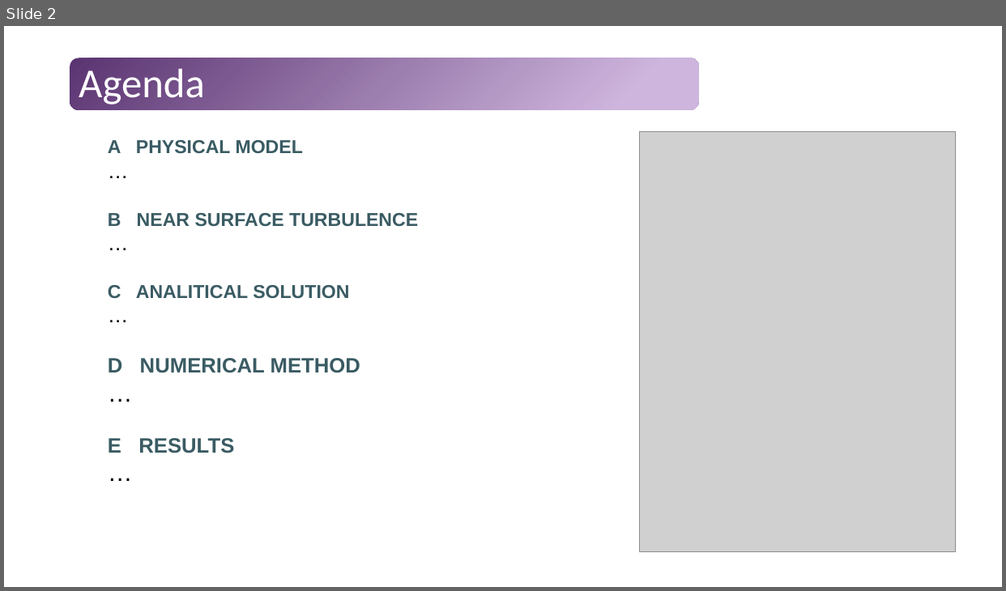
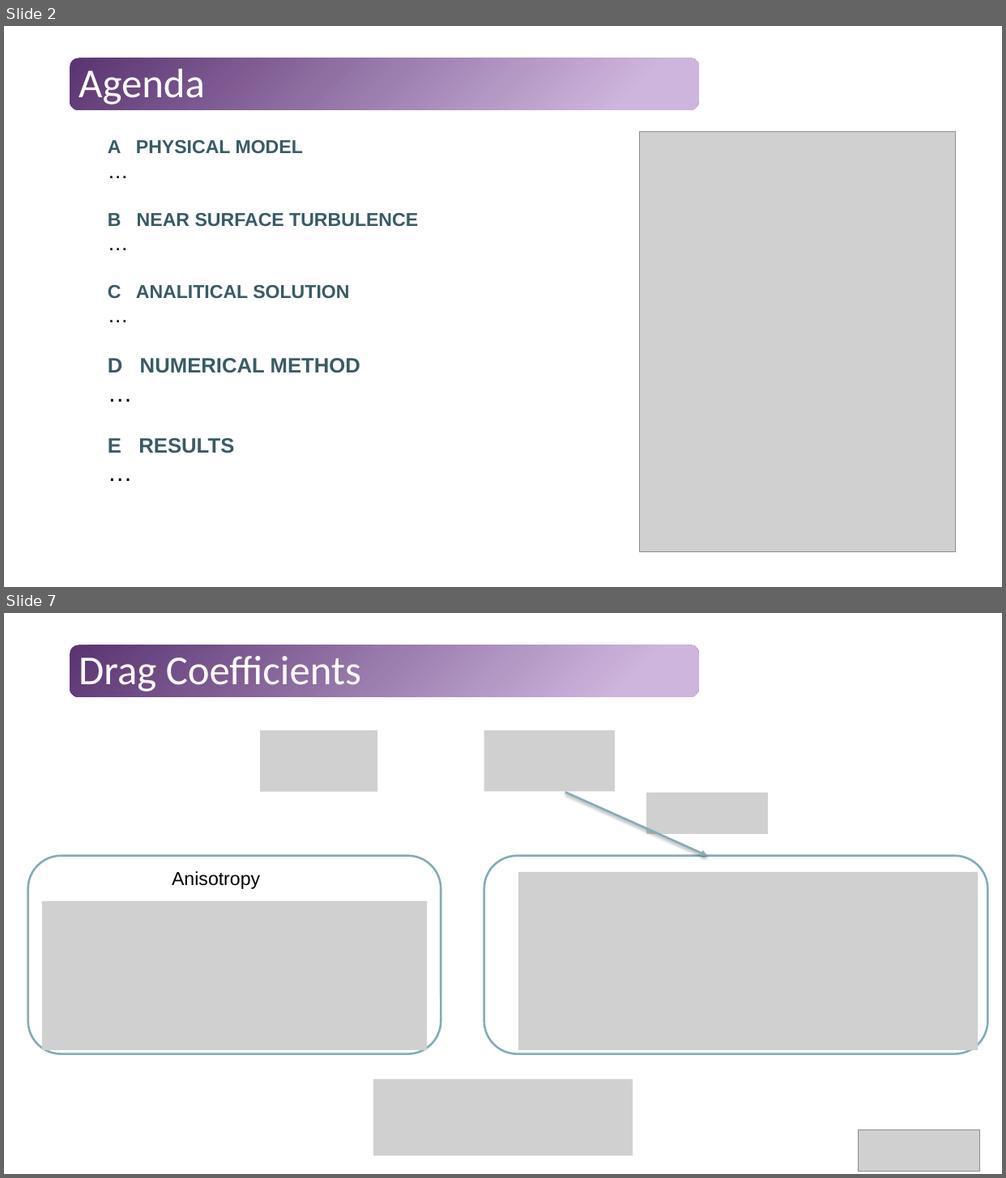
Before and after one commit to Tavi681/PoliPhysics, a slide deck: Tema 1/paper/Tema1.pptx. Shown one above the other, each under a label of ours: slide 2 before the commit, slides 2 and 7 after it; the slides between them are not shown. The pictures are 1006x591 and 1006x1178 pixels, drawn with LibreOffice and Linux fonts; fonts in the diff are those of the drawing; grey boxes stand for pictures. Boxes give left, top, right and bottom in pixels: in the first picture for what was removed or moved away, otherwise in the second. Text is boxed around its words. In the diff, an @@ line names an element or a change of style, - is before the commit and + after.

```diff
--- a/Tema 1/paper/Tema1.pptx
+++ b/Tema 1/paper/Tema1.pptx
@@ slide 7 added at box(4, 613, 1002, 1174), background #FFFFFF; not listed: 1 template element that a slide beside it also shows @@
@@ title added at box(79, 656, 361, 692), 39.6 pt, text #FFFFFF @@
+Drag Coefficients
@@ picture added at box(260, 730, 377, 792) @@
@@ picture added at box(484, 730, 616, 792) @@
@@ group added at box(484, 793, 988, 1054): 2 pictures, 1 rounded rectangle, 1 arrow @@
@@ rounded rectangle added at box(28, 855, 441, 1054), fill #FFFFFF, outline #84ACB6 2 pt @@
@@ text added at box(172, 871, 260, 889), 18 pt, text #000000 @@
+Anisotropy
@@ picture added at box(42, 901, 427, 1050) @@
@@ picture added at box(373, 1080, 633, 1157) @@
@@ picture added at box(859, 1131, 980, 1171) @@
```
Also in this commit, not shown: 1 slide changed, 7 other slides added, 1 slide removed, 1 other file.
